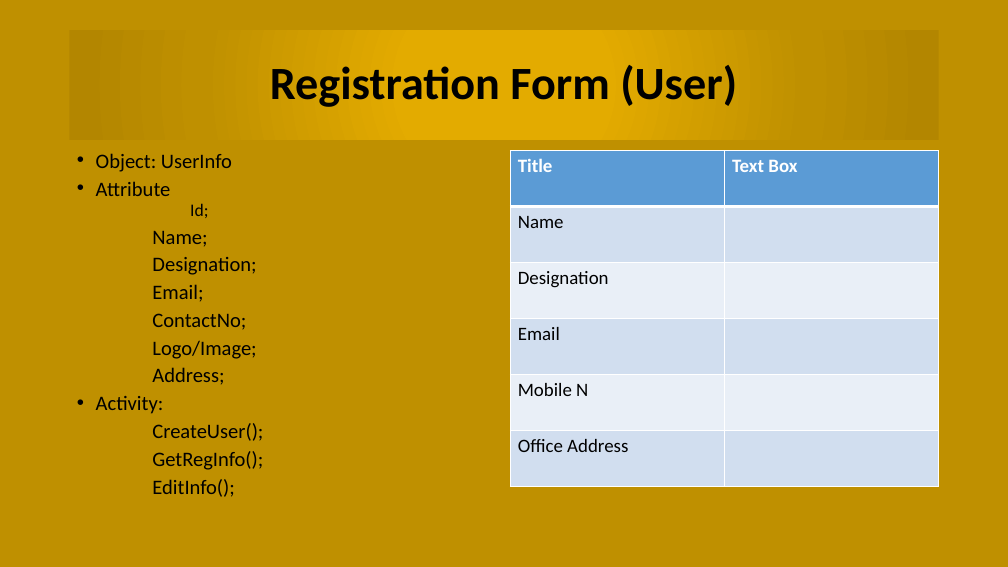
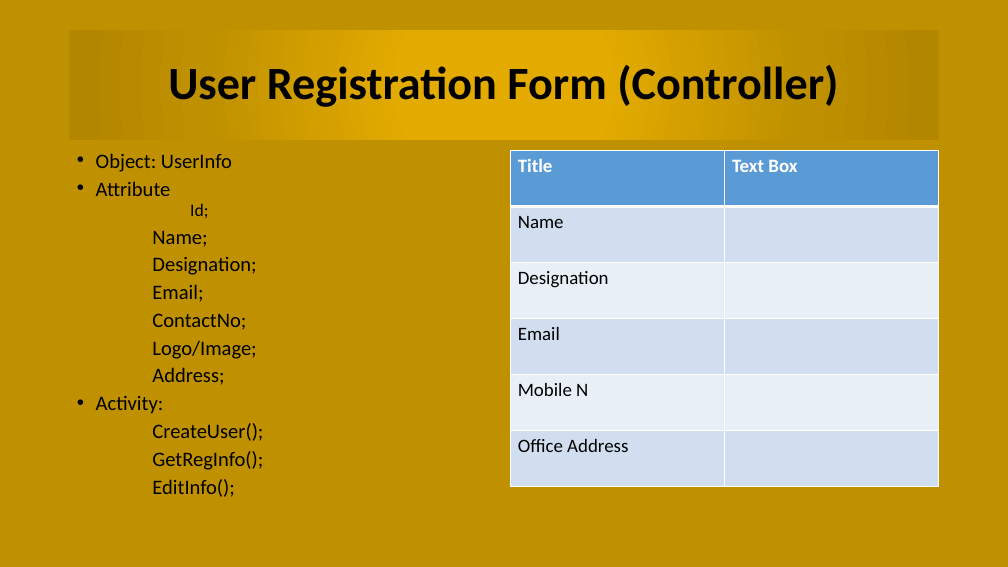
Before and after one commit to chittoranjan/BCCVehicleManagemant, a slide deck: slide 9 of Document/Vehicle Management Presentation.pptx. Drawn at 1008x567 pixels with LibreOffice and Linux fonts; fonts in the diff are those of the drawing. Boxes give left, top, right and bottom in pixels: in the first picture for what was removed or moved away, otherwise in the second. Text is boxed around its words. In the diff, an @@ line names an element or a change of style, - is before the commit and + after.

```diff
--- a/Document/Vehicle Management Presentation.pptx
+++ b/Document/Vehicle Management Presentation.pptx
@@ title at [168,65,838,107]: text changed @@
-Registration Form (User)
+User Registration Form (Controller)
```
Also in this commit, not shown: 2 other slides changed, 1 slide added, 8 other files.
